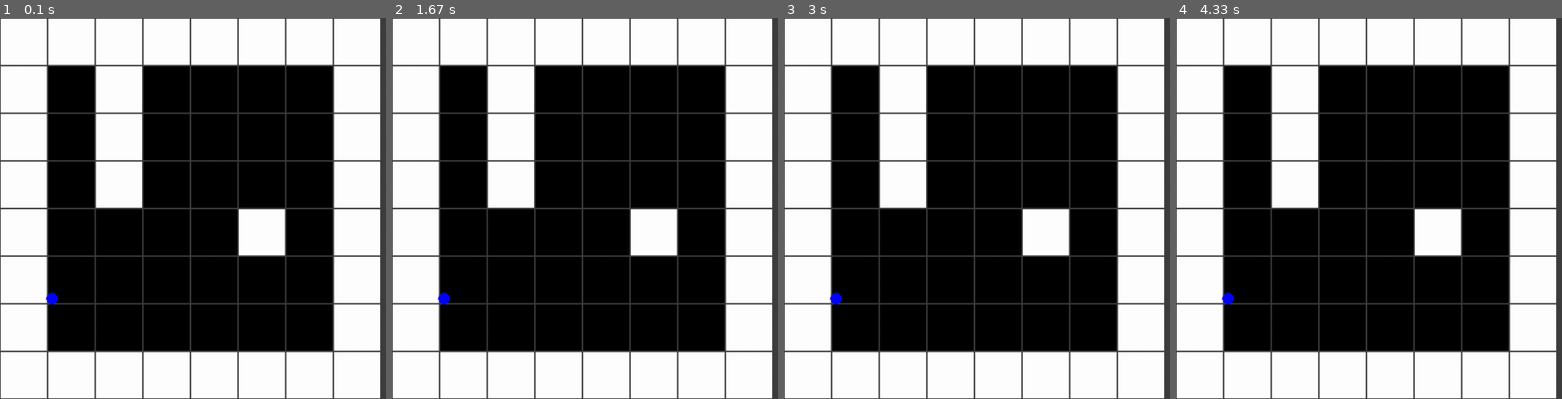
Above: before the commit, frames 1-4 (left to right).
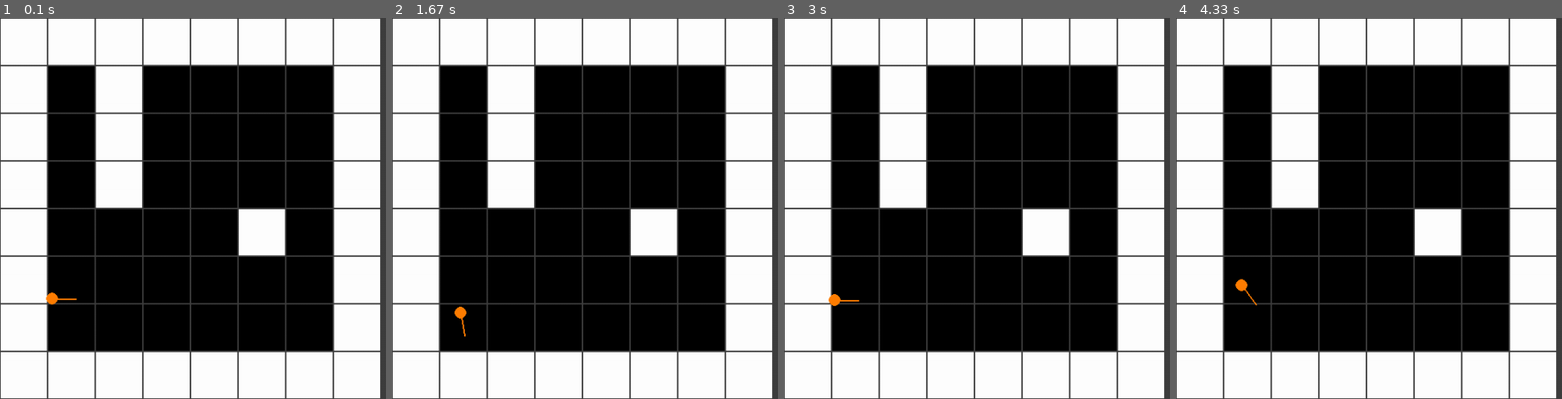
Above: after the commit, the same moments.

Repository: LarsonAustin/Python-Projects
Game: pygame game, started from Pygame/doom/main.py
Two runs of this game, one before a commit and one after it. Both use one fixed random seed, a clock stepped at 60 frames per second and the inputs below.
Inputs:
- Up to frame 1 (0.1 s): no input
- Up to frame 2 (1.67 s): hold D 0.33-0.8 s; hold W 0.83-1.13 s; hold D 1.17-1.63 s
- Up to frame 3 (3 s): hold A 1.67-2.2 s; hold S 2.23-2.53 s; hold A 2.57-2.97 s
- Up to frame 4 (4.33 s): hold W 3-3.37 s; hold D 3.4-4.03 s; hold S from 4.07 s (still down)

The runs differ from the first frame. In frame 1, 0.1% of the frame differs, in the area x 11-20%, y 72-76%; in frame 2, 0.2%, in the area x 11-20%, y 72-84%; in frame 3, 0.1%; in frame 4, 0.2%.

Commit message:
improved player controller

Diff:
--- a/Pygame/doom/game.py
+++ b/Pygame/doom/game.py
@@ -22,15 +22,16 @@
             if event.type == pygame.QUIT:
                 self.running = False
 
-            if event.type == pygame.KEYDOWN:
-                if event.key == pygame.K_w:
-                    print("forward pressed\n") # forward
-                if event.key == pygame.K_a:
-                    print("left pressed\n") # left
-                if event.key == pygame.K_s:
-                    print("back pressed\n") # back
-                if event.key == pygame.K_d:
-                    print("right pressed\n") # right
+        pressed = pygame.key.get_pressed()
+        if pressed[pygame.K_w]:
+            self.player.move("forward") # forward
+        if pressed[pygame.K_a]:
+            self.player.turn("left") # left
+        if pressed[pygame.K_s]:
+            self.player.move("back") # back
+        if pressed[pygame.K_d]:
+            self.player.turn("right") # right
+
 
     def update_physics(self):
         pass
--- a/Pygame/doom/player.py
+++ b/Pygame/doom/player.py
@@ -7,6 +7,9 @@
 
 
 RADIUS = 8
+MOVE_SPEED = 0.05
+TURN_SPEED = 0.05
+PLAYER_COLOR = colors.ORANGE
 
 
 class Player:
@@ -23,7 +26,27 @@
     def draw(self, surface: pygame.Surface, camera: Camera):
         pygame.draw.circle(
             surface,
-            colors.BLUE,
+            PLAYER_COLOR,
             camera.to_screen(self.position),
             RADIUS,
         )
+        pygame.draw.line(
+            surface,
+            PLAYER_COLOR,
+            camera.to_screen(self.position),
+            camera.to_screen(self.position + (self.direction_vector() * 0.5)),
+            2
+        )
+
+    def move(self, direction):
+        if direction == "forward":
+            self.position += self.direction_vector() * MOVE_SPEED
+        if direction == "back":
+            self.position -= self.direction_vector() * MOVE_SPEED
+
+    def turn(self, direction):
+        if direction == "right":
+            self.direction -= TURN_SPEED
+        if direction == "left":
+            self.direction += TURN_SPEED
+        self.direction = self.direction % math.tau
